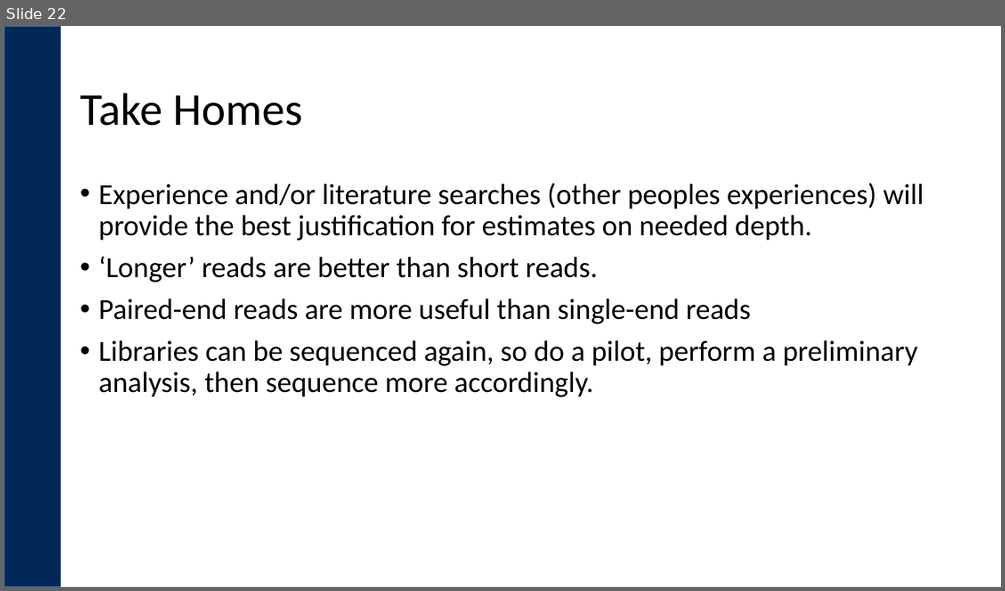
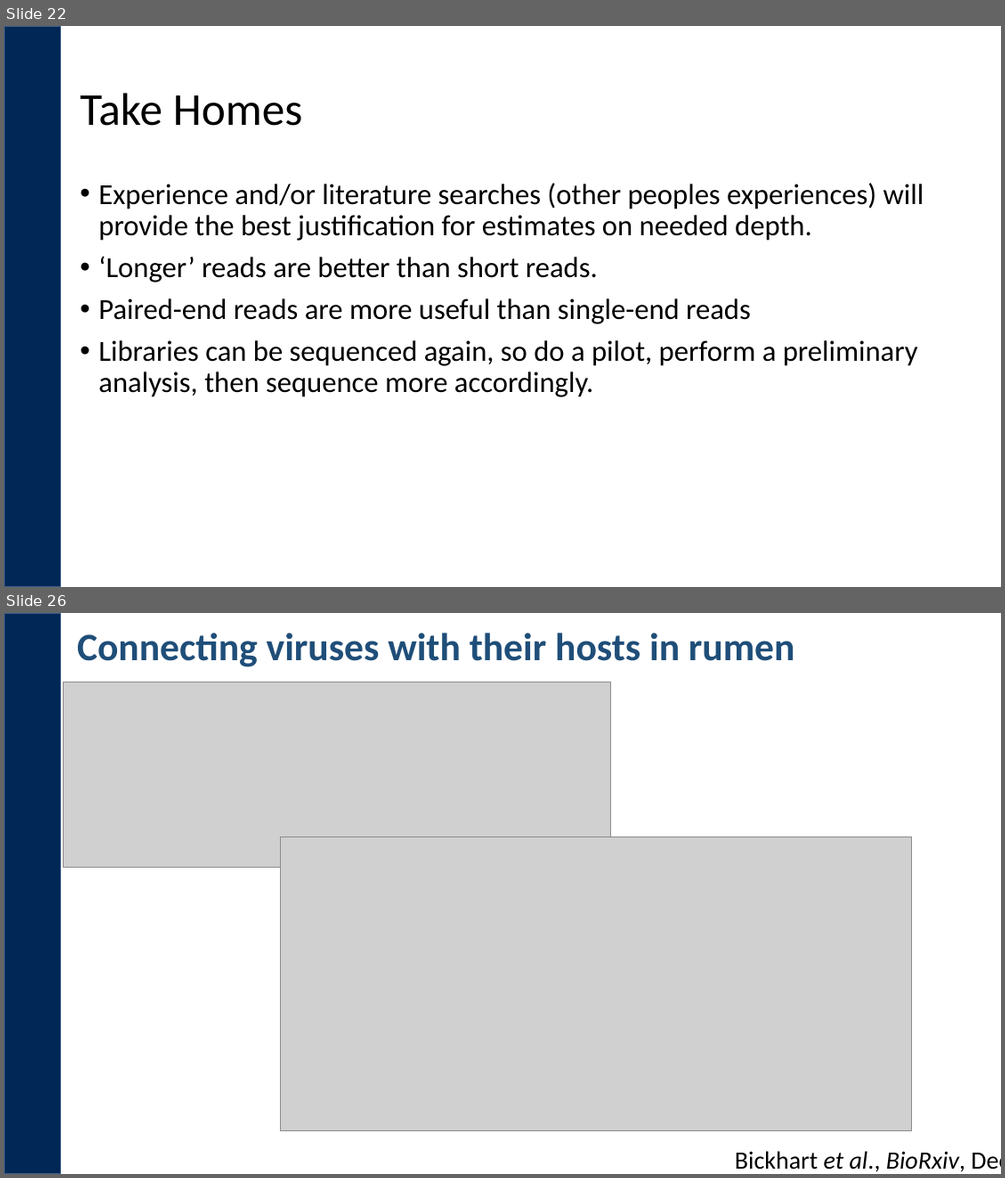
Before and after one commit to GunzIvan28/2019_April_ESALQ_Microbial_Community_Analysis, a slide deck: pdfs/Experimental_Design.pptx. Shown one above the other, each under a label of ours: slide 22 before the commit, slides 22 and 26 after it; the slides between them are not shown. The pictures are 1005x591 and 1005x1178 pixels, drawn with LibreOffice and Linux fonts; fonts in the diff are those of the drawing; grey boxes stand for pictures; background and template pictures are left out. Boxes give left, top, right and bottom in pixels: in the first picture for what was removed or moved away, otherwise in the second. Text is boxed around its words. In the diff, an @@ line names an element or a change of style, - is before the commit and + after.

```diff
--- a/pdfs/Experimental_Design.pptx
+++ b/pdfs/Experimental_Design.pptx
@@ slide 26 added at box(4, 613, 1001, 1174), background #FFFFFF; not listed: 1 template element that a slide beside it also shows @@
@@ text added at box(77, 633, 795, 667), 37.3 pt, text #1F4E79, bold @@
+Connecting viruses with their hosts in rumen
@@ picture added at box(63, 682, 610, 867) @@
@@ picture added at box(280, 836, 911, 1130) @@
@@ text added at box(735, 1151, 1001, 1172), 24 pt, text #000000 @@
+Bickhart et al., BioRxiv, Dec 2018
```
Also in this commit, not shown: 3 other slides added, 1 other file.
